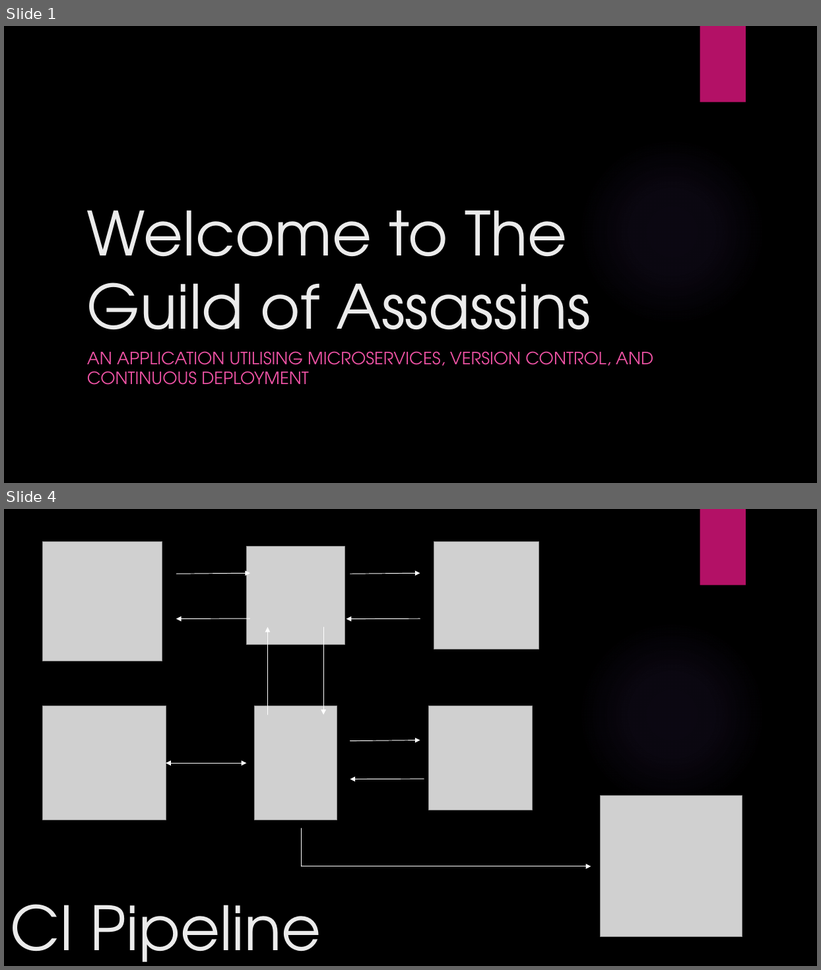
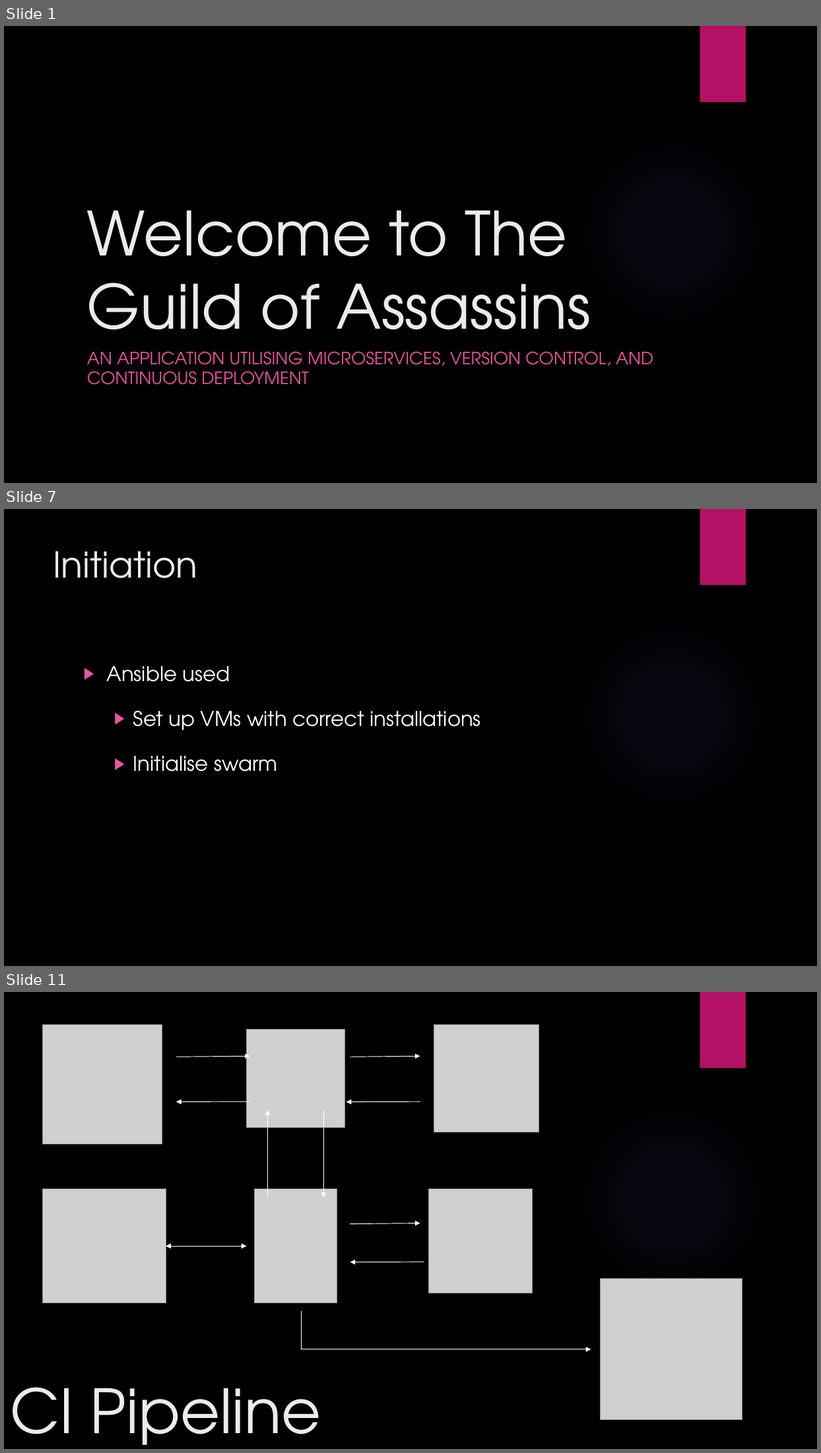
Before and after one commit to TheBartThe/assassinsGuild, a slide deck: Documentation/assassinsGuildPresentation.pptx. Shown one above the other, each under a label of ours: slides 1 and 4 before the commit, slides 1, 7 and 11 after it; the slides between them are not shown. The pictures are 821x970 and 821x1453 pixels, drawn with LibreOffice and Linux fonts; fonts in the diff are those of the drawing; grey boxes stand for pictures; background and template pictures are left out. Boxes give left, top, right and bottom in pixels: in the first picture for what was removed or moved away, otherwise in the second. Text is boxed around its words. In the diff, an @@ line names an element or a change of style, - is before the commit and + after.

```diff
--- a/Documentation/assassinsGuildPresentation.pptx
+++ b/Documentation/assassinsGuildPresentation.pptx
@@ slide 7 added at [4,509,817,966], background picture (left out); not listed: 2 template elements that a slide beside it also shows @@
@@ title added at [54,551,198,578], 42 pt, text #EBEBEB @@
+Initiation
@@ text added at [106,666,481,772], 24 pt, text #FFFFFF @@
+▶ Ansible used
+  ▶ Set up VMs with correct installations
+  ▶ Initialise swarm
@@ what was slide 4 is now slide 11 @@
```
Also in this commit, not shown: 2 slides changed, 8 other slides added.
